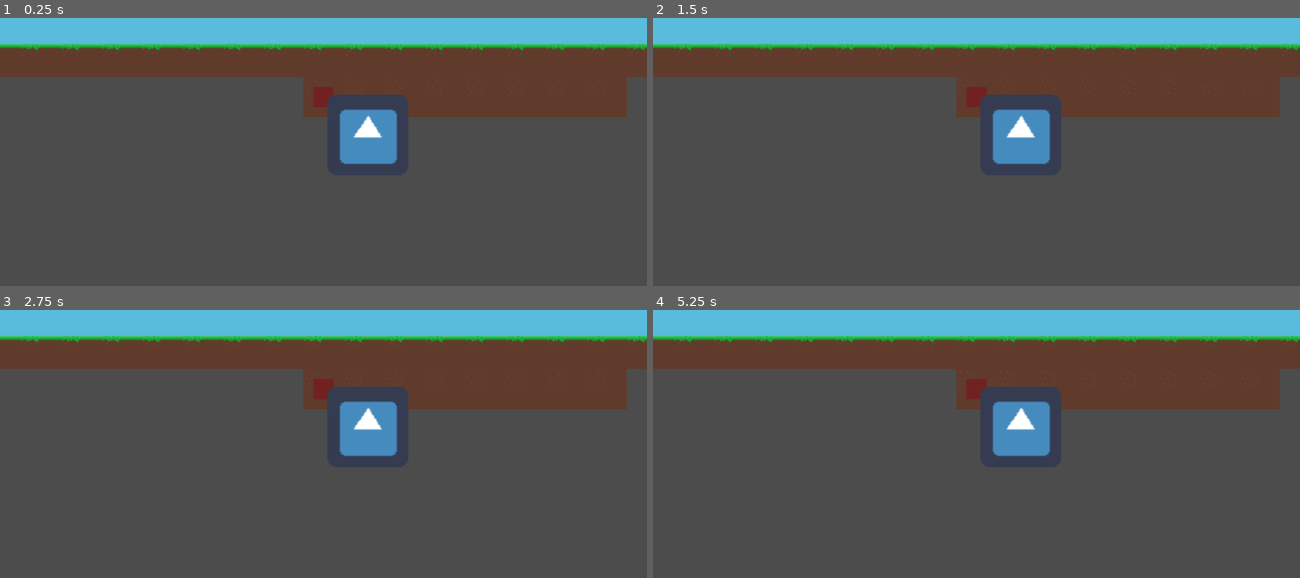
Above: before the commit, frames 1-4 (two rows, left to right).
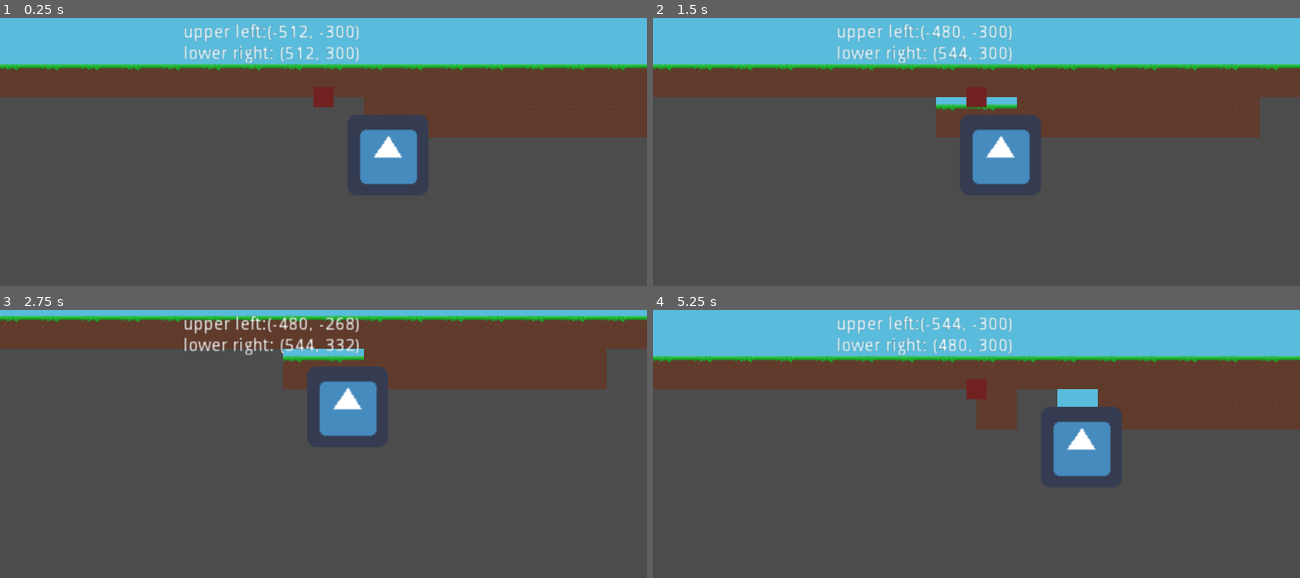
Above: after the commit, the same moments.

Repository: Sushperson/Tree-Simulator-2023
Game: Godot game, scene res://Scenes/World.tscn
Same seed, same stepped clock (60 frames per second), same inputs: the game is played once before the commit and once after it. The engine's default icon, where the game draws it, is replaced by a stand-in: a white triangle on a blue panel in a dark square.
Inputs:
- Up to frame 1 (0.25 s): no input
- Up to frame 2 (1.5 s): tap Enter at 0.5 s; hold D (right) 0.53-1.28 s; hold S (down) from 1.28 s (still down)
- Up to frame 3 (2.75 s): release S (down) at 2.03 s; hold D (right) from 2.03 s (still down)
- Up to frame 4 (5.25 s): tap Space at 2.75 s; release D (right) at 2.78 s; hold W (up) 2.78-3.53 s; tap Enter at 3.5 s; hold A (left) 3.53-5.03 s; hold S (down) from 5.03 s (still down)

The runs differ from the first frame. In frame 1, 19% of the frame differs, in the area x 0-100%, y 2-63%; in frame 2, 20%; in frame 3, 20%; in frame 4, 21%.
Error before the commit: Parse Error: Expected an indented block after "elif". (res://Scripts/Player.gd:38)

Commit message:
Implemented set_player_tile WIP 1

Diff:
--- a/Tree_sim/Scenes/World.tscn
+++ b/Tree_sim/Scenes/World.tscn
@@ -54,7 +54,7 @@
 
 [node name="World" type="Node2D"]
 script = ExtResource( 2 )
-tile_size = null
+tile_size = 32
 
 [node name="Player" parent="." instance=ExtResource( 1 )]
 position = Vector2( 16, 16 )
--- a/Tree_sim/Scripts/Player.gd
+++ b/Tree_sim/Scripts/Player.gd
@@ -31,6 +31,15 @@
 
 
 func player_tile_id():
+	var player_tile_id = 0
 	if move_dir == last_move_dir:
 		player_tile_id = 0
-	elif move_dir + last_move_dir == Vector2(0,0):
+	elif move_dir + last_move_dir == Vector2(1,1):
+		player_tile_id = 1
+	elif move_dir + last_move_dir == Vector2(-1,-1):
+		player_tile_id = 2
+	elif move_dir + last_move_dir == Vector2(-1,1):
+		player_tile_id = 3
+	elif move_dir + last_move_dir == Vector2(1,-1):
+		player_tile_id = 4
+	return player_tile_id
--- a/Tree_sim/Scripts/World.gd
+++ b/Tree_sim/Scripts/World.gd
@@ -21,7 +21,8 @@
 
 func set_player_tile():
 	var player = get_node("Player")
-	set_cell(player.pos_x, player.pos_y, player_tile_id)
+	var tilemap = get_node("TileMap")
+	tilemap.set_cell(player.pos_x, player.pos_y, player.player_tile_id())
 
 
 func get_visible_rect():
